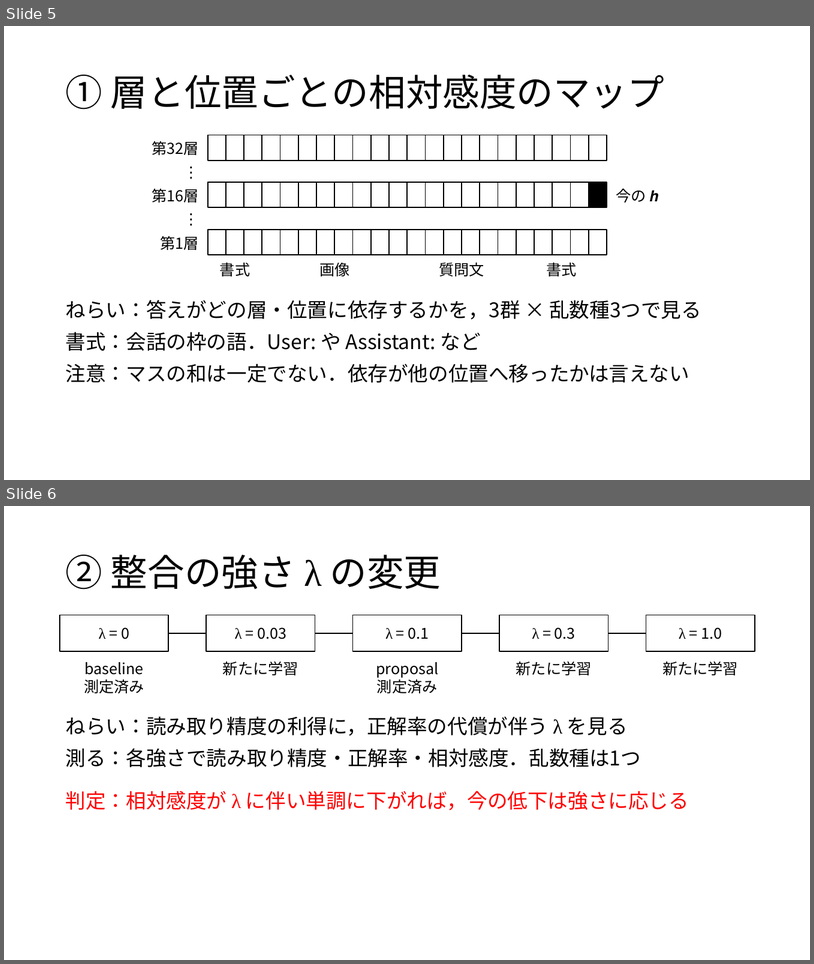
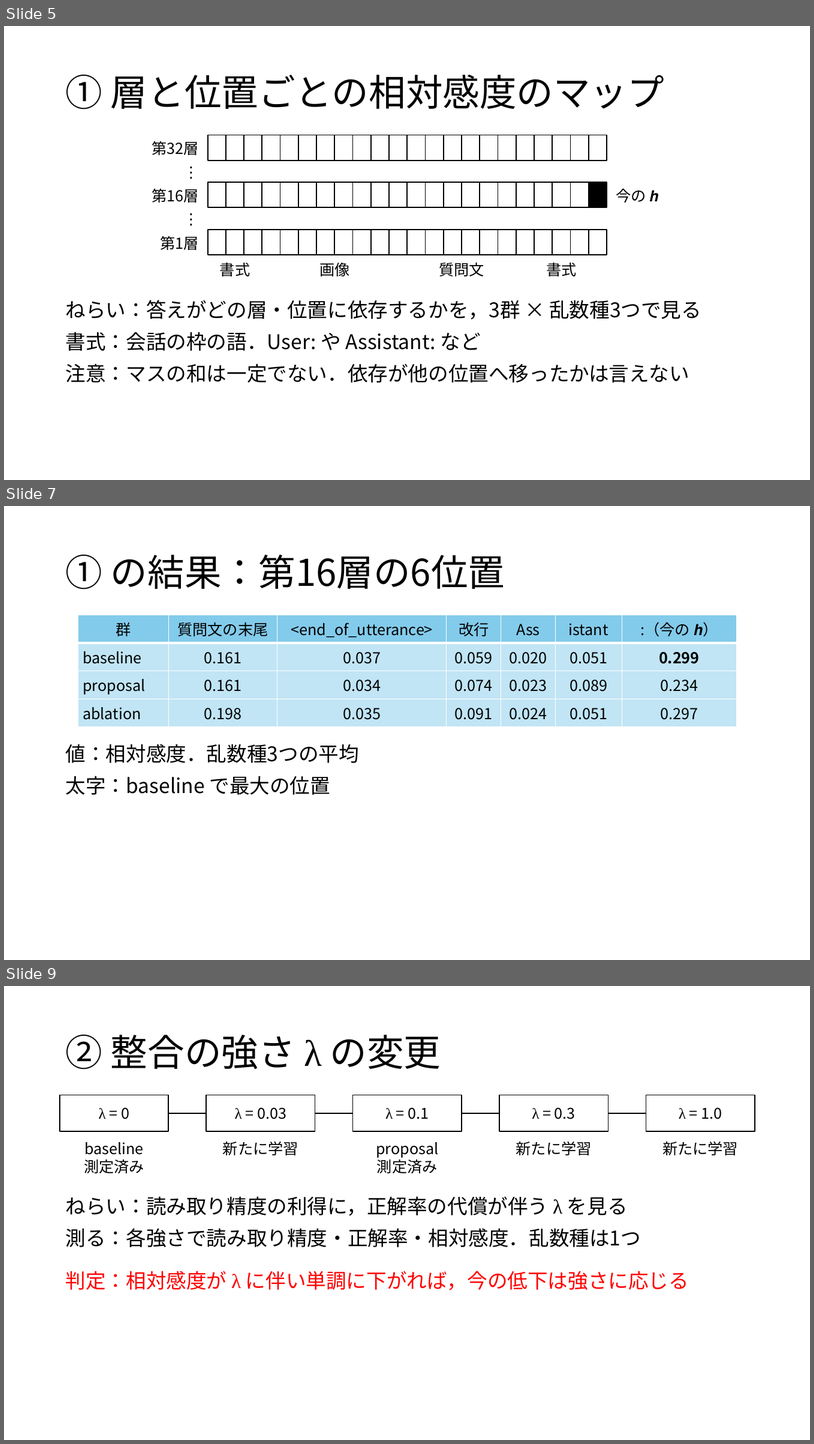
Before and after one commit to tomoking2004/taskalign, a slide deck: presentations/20261127_進捗報告.pptx. Shown one above the other, each under a label of ours: slides 5 and 6 before the commit, slides 5, 7 and 9 after it; the slides between them are not shown. The pictures are 814x964 and 814x1444 pixels, drawn with LibreOffice and Linux fonts; fonts in the diff are those of the drawing. Boxes give left, top, right and bottom in pixels: in the first picture for what was removed or moved away, otherwise in the second. Text is boxed around its words. In the diff, an @@ line names an element or a change of style, - is before the commit and + after.

Commit message:
chore: add the map of where the answer depends
context.md §8.5's first step: the relative sensitivity of §A.4 at every
block's output and every prompt position, for the nine reported runs,
and the site the second step aligns, chosen from the baseline's map by
the rule fixed beforehand.

```diff
--- a/presentations/20261127_進捗報告.pptx
+++ b/presentations/20261127_進捗報告.pptx
@@ slide 7 added at (4, 506, 810, 960), background #FFFFFF @@
@@ title added at (65, 555, 506, 589), 44 pt, text #000000 @@
+① の結果：第16層の6位置
@@ table added at (78, 615, 737, 724), 4 rows, 7 columns @@
+群 | 質問文の末尾 | <end_of_utterance> | 改行 | Ass | istant | :（今の 𝒉）
+baseline | 0.161 | 0.037 | 0.059 | 0.020 | 0.051 | 0.299
+proposal | 0.161 | 0.034 | 0.074 | 0.023 | 0.089 | 0.234
+ablation | 0.198 | 0.035 | 0.091 | 0.024 | 0.051 | 0.297
@@ text added at (66, 744, 359, 795), 24 pt, text #000000 @@
+値：相対感度．乱数種3つの平均
+太字：baseline で最大の位置
@@ what was slide 6 is now slide 9 @@
```
Also in this commit, not shown: 1 slide changed, 2 other slides added, 1 other file.
